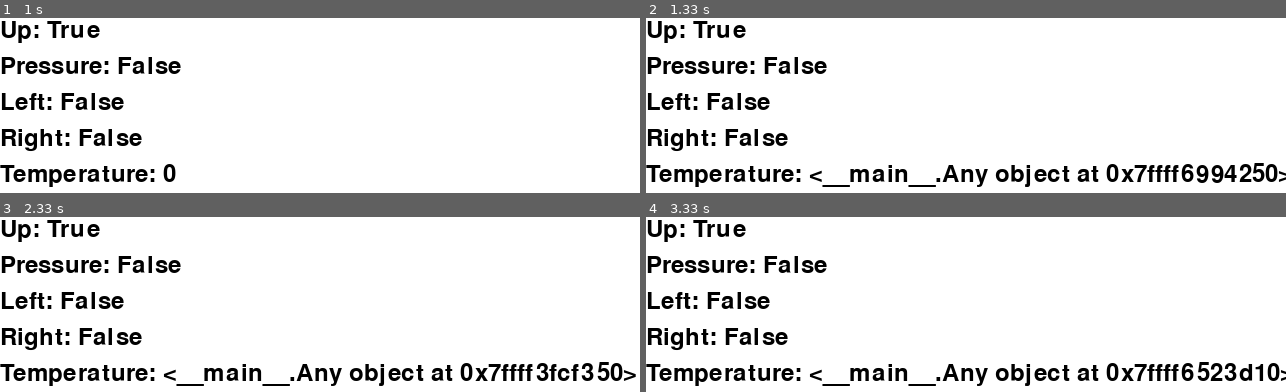
Above: before the commit, frames 1-4 (two rows, left to right).
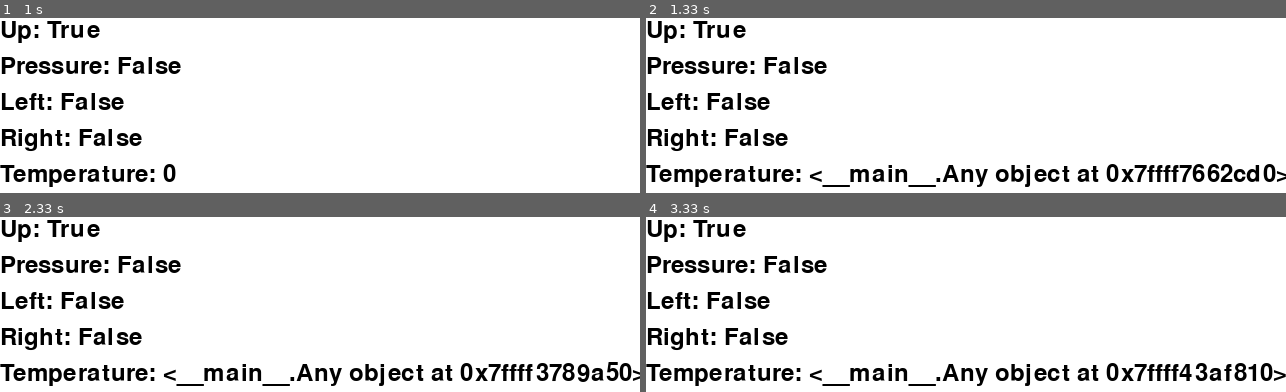
Above: after the commit, the same moments.

Repository: RIT-MDRC/Catbot
Game: pygame game, started from src/raspi/main.py
The game is run twice, just before and just after one commit, with the same random seed, the same clock (stepped at 60 frames per second) and the same inputs.
Inputs:
- Up to frame 1 (1 s): hold W 0.33-0.8 s; hold Right 0.33-0.8 s; tap A at 0.83 s
- Up to frame 2 (1.33 s): tap A at 1.17 s
- Up to frame 3 (2.33 s): no input
- Up to frame 4 (3.33 s): tap A at 2.5 s

Frame 1 is identical in both runs. In frame 2, 1.2% of the frame differs, in the area x 83-100%, y 82-95%; in frame 3, 1.0%; in frame 4, 1.1%.

Commit message:
fix: use global motor variable

Diff:
--- a/src/raspi/main.py
+++ b/src/raspi/main.py
@@ -17,12 +17,6 @@
 import pygame
 
 SPEED = 0.1
-
-
-class Direction(Enum):
-    FORWARD = 1
-    BACKWARD = 0
-
 
 WHITE = (255, 255, 255)
 BLACK = (0, 0, 0)
@@ -82,22 +76,22 @@
                     if res:
                         render_up_status(True)
                 elif event.key == pygame.K_a or event.key == pygame.K_LEFT:
-                    res = motor.set_Motor(SPEED, 1)
+                    res = turn_motor_left(SPEED)
                     if res:
                         render_left_status(True)
                 elif event.key == pygame.K_d or event.key == pygame.K_RIGHT:
-                    res = motor.set_Motor(SPEED, 0)
+                    res = turn_motor_right(SPEED)
                     if res:
                         render_right_status(True)
                 elif event.key == pygame.K_t:
                     step(motor)
             elif event.type == pygame.KEYUP:
                 if event.key == pygame.K_a or event.key == pygame.K_LEFT:
-                    res = motor.set_Motor(0, 1)
+                    res = stop_motor_left()
                     if res:
                         render_left_status(False)
                 elif event.key == pygame.K_d or event.key == pygame.K_RIGHT:
-                    res = motor.set_Motor(0, 0)
+                    res = stop_motor_right()
                     if res:
                         render_right_status(False)
                 elif event.key == pygame.K_w or event.key == pygame.K_UP:
@@ -183,18 +177,46 @@
     render_pressure_status(status)
 
 
-def step(motor):
+def turn_motor_left(speed):
+    """Turns the motor left
+
+    Args:
+        speed(float): the speed to turn the motor at
+    """
+    return motor.set_Motor(speed, 1)
+
+
+def stop_motor_left():
+    """Stops the motor"""
+    return motor.set_Motor(0, 1)
+
+
+def turn_motor_right(speed):
+    """Turns the motor right
+
+    Args:
+        speed(float): the speed to turn the motor at
+    """
+    return motor.set_Motor(speed, 0)
+
+
+def stop_motor_right():
+    """Stops the motor"""
+    return motor.set_Motor(0, 0)
+
+
+def step():
     contract("left_muscle")
     sleep(1)
-    motor.set_Motor(SPEED, 0)
-    sleep(1)
-    motor.set_Motor(0, 0)
+    turn_motor_right(SPEED)
+    sleep(1)
+    stop_motor_right()
     sleep(1)
     relax("left_muscle")
     sleep(1)
-    motor.set_Motor(SPEED, 1)
-    sleep(1)
-    motor.set_Motor(0, 1)
+    turn_motor_left(SPEED)
+    sleep(1)
+    stop_motor_left()
     sleep(1)
 
 
